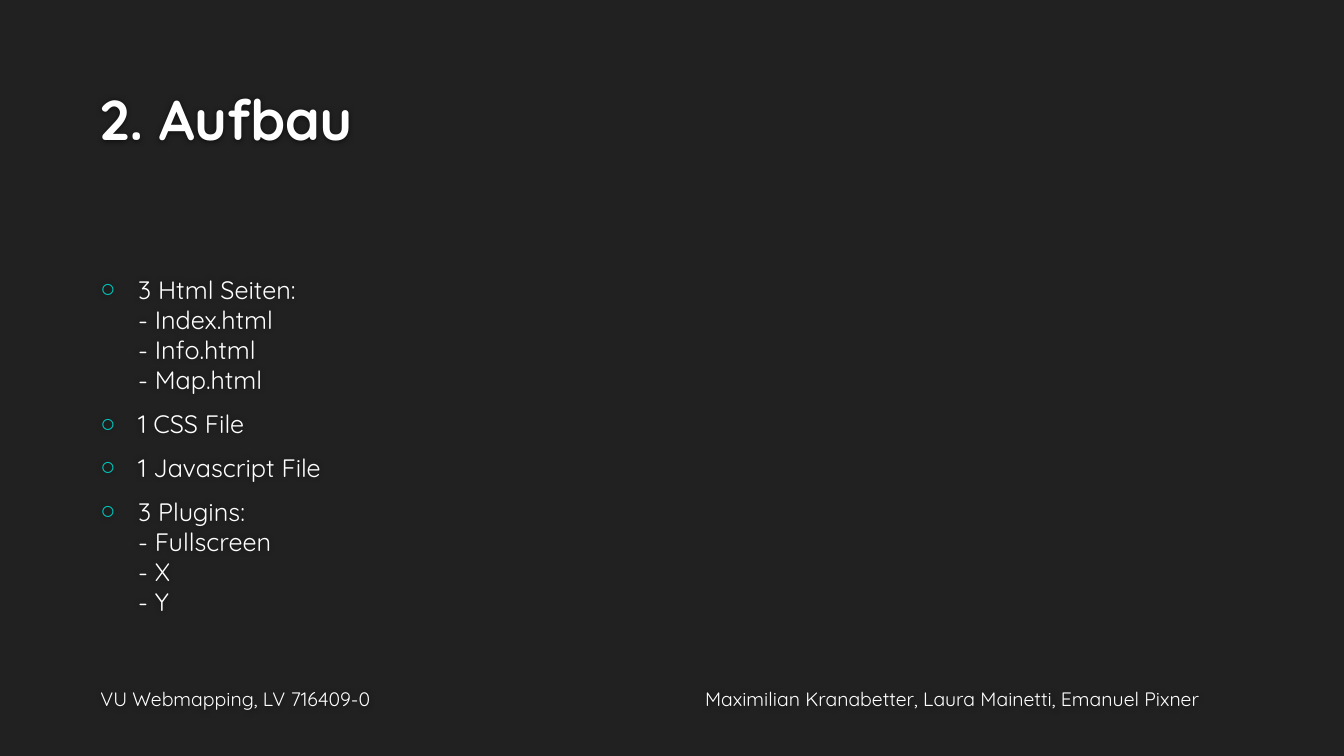
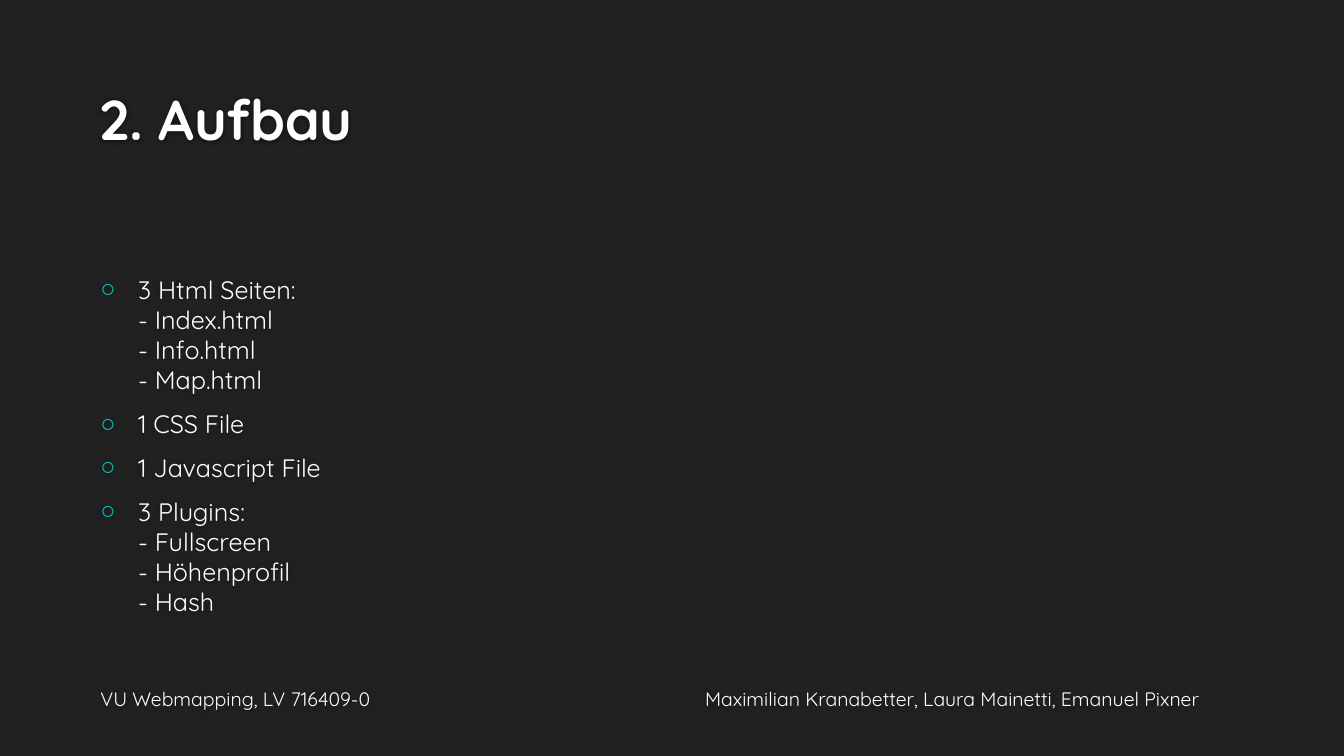
Before and after one commit to lauraMaxPixi/lauraMaxPixi.github.io, a slide deck: slide 3 of präsentation.pptx. Drawn at 1344x756 pixels with LibreOffice and Linux fonts; fonts in the diff are those of the drawing; background and template pictures are left out. Boxes give left, top, right and bottom in pixels: in the first picture for what was removed or moved away, otherwise in the second. Text is boxed around its words. In the diff, an @@ line names an element or a change of style, - is before the commit and + after.

```diff
--- a/präsentation.pptx
+++ b/präsentation.pptx
@@ text at [138, 502, 290, 612]: text changed @@
-○ 3 Plugins:
-  - Fullscreen
-  - X
-  - Y
+○ 3 Plugins:
+  - Fullscreen
+  - Höhenprofil
+  - Hash
```
Also in this commit, not shown: 1 other slide changed, 4 other files.
